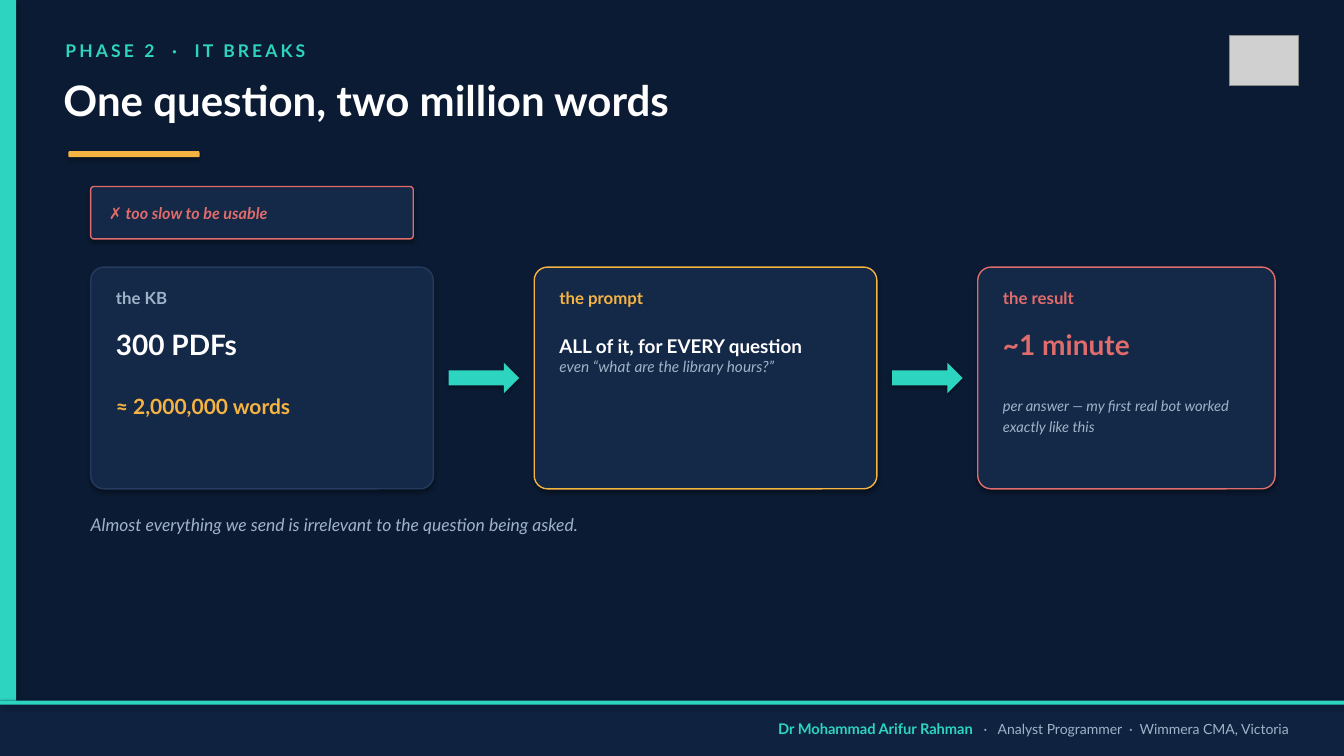
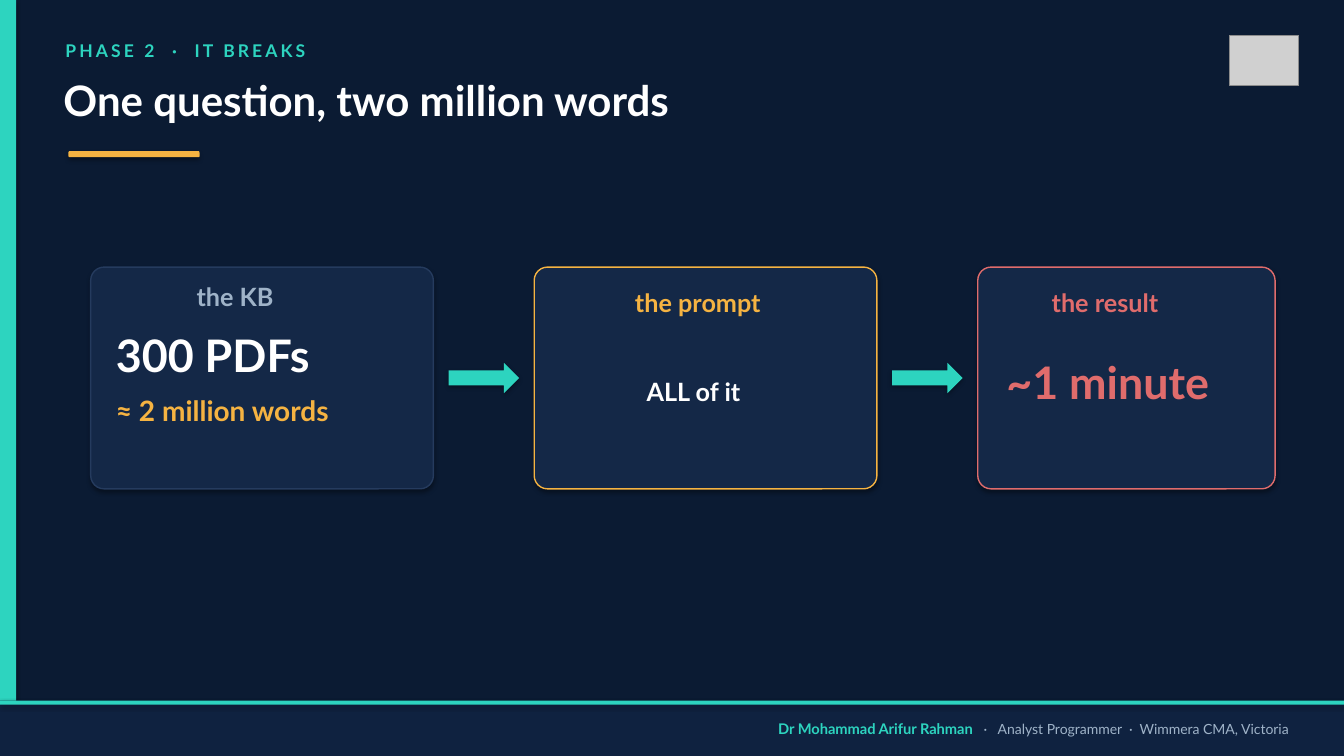
Before and after one commit to arifwcma/induction, a slide deck: slide 6 of lecture/deck.pptx. Drawn at 1344x756 pixels with LibreOffice and Linux fonts; fonts in the diff are those of the drawing; grey boxes stand for pictures. Boxes give left, top, right and bottom in pixels: in the first picture for what was removed or moved away, otherwise in the second. Text is boxed around its words. In the diff, an @@ line names an element or a change of style, - is before the commit and + after.

```diff
--- a/lecture/deck.pptx
+++ b/lecture/deck.pptx
@@ rounded rectangle removed at [91,187,413,239] @@
@@ text removed at [126,207,267,219] @@
-✗ too slow to be usable
@@ size 12 to 18 pt in 3 elements at [1052,293,1158,312], [635,293,760,317], [197,287,274,306] @@
@@ text "the KB": place and size @@
-text "the KB" at [116,291,168,304]
+text "the KB" at [197,287,274,306]
@@ text "the prompt": place and size @@
-text "the prompt" at [559,291,643,307]
+text "the prompt" at [635,293,760,317]
@@ text "the result": place and size @@
-text "the result" at [1003,291,1074,304]
+text "the result" at [1052,293,1158,312]
@@ text "300 PDFs" at [116,339,310,373]: size 20 to 32 pt @@
@@ text "~1 minute" at [1006,366,1209,400]: size 20 to 32 pt @@
@@ text "~1 minute": place and size @@
-text "~1 minute" at [1003,334,1130,355]
+text "~1 minute" at [1006,366,1209,400]
@@ text at [647,382,741,401]: text changed; size 11 to 18 pt; text colour #9FB3C8 to #FFFFFF; bold on; italic off @@
-ALL of it, for EVERY question
-even “what are the library hours?”
+ALL of it
@@ text at [139,400,329,421]: text changed; size 15 to 20 pt @@
-≈ 2,000,000 words
+≈ 2 million words
@@ text removed at [1003,400,1229,435] @@
-per answer — my first real bot worked exactly like this
@@ text removed at [91,518,577,534] @@
-Almost everything we send is irrelevant to the question being asked.
```
Also in this commit, not shown: 14 other slides changed, 1 slide added, 1 other file.
